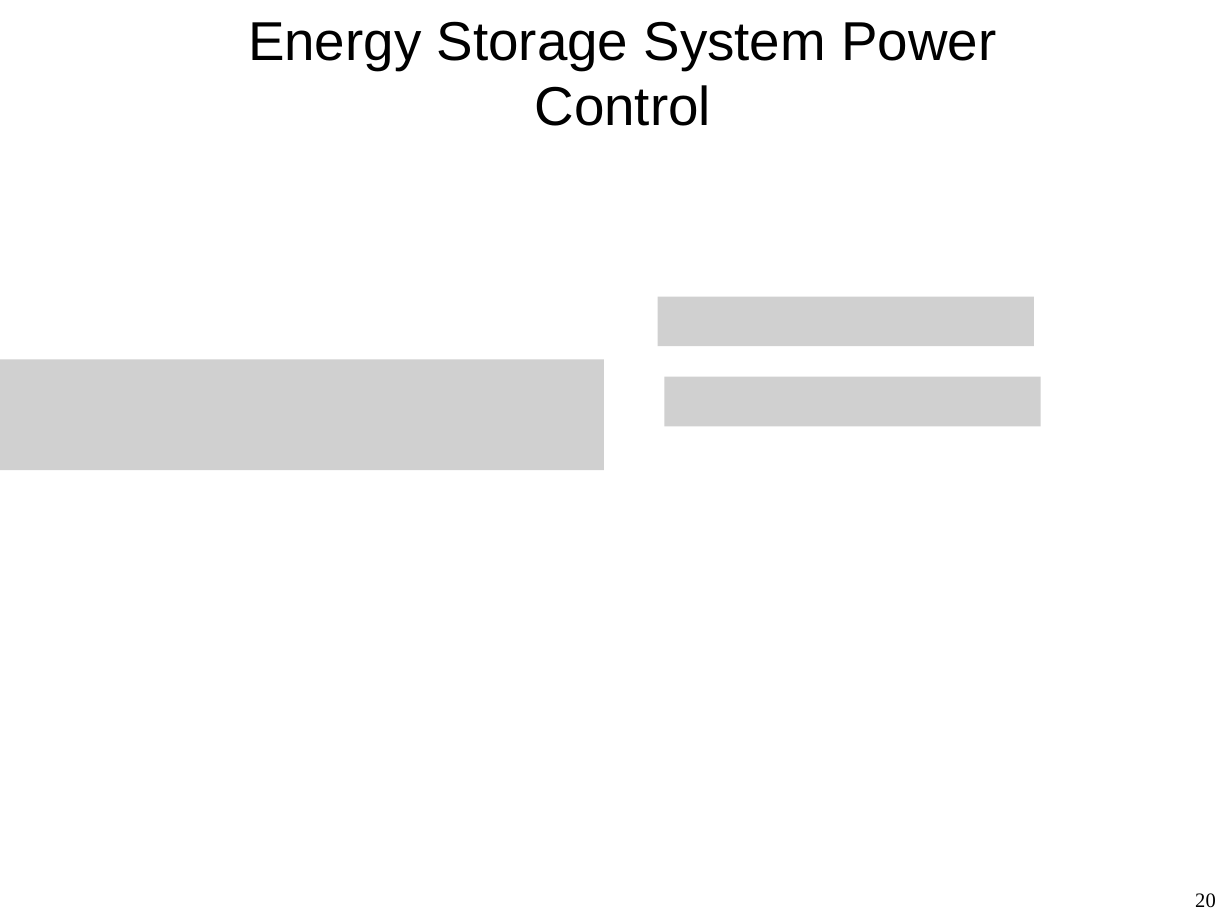
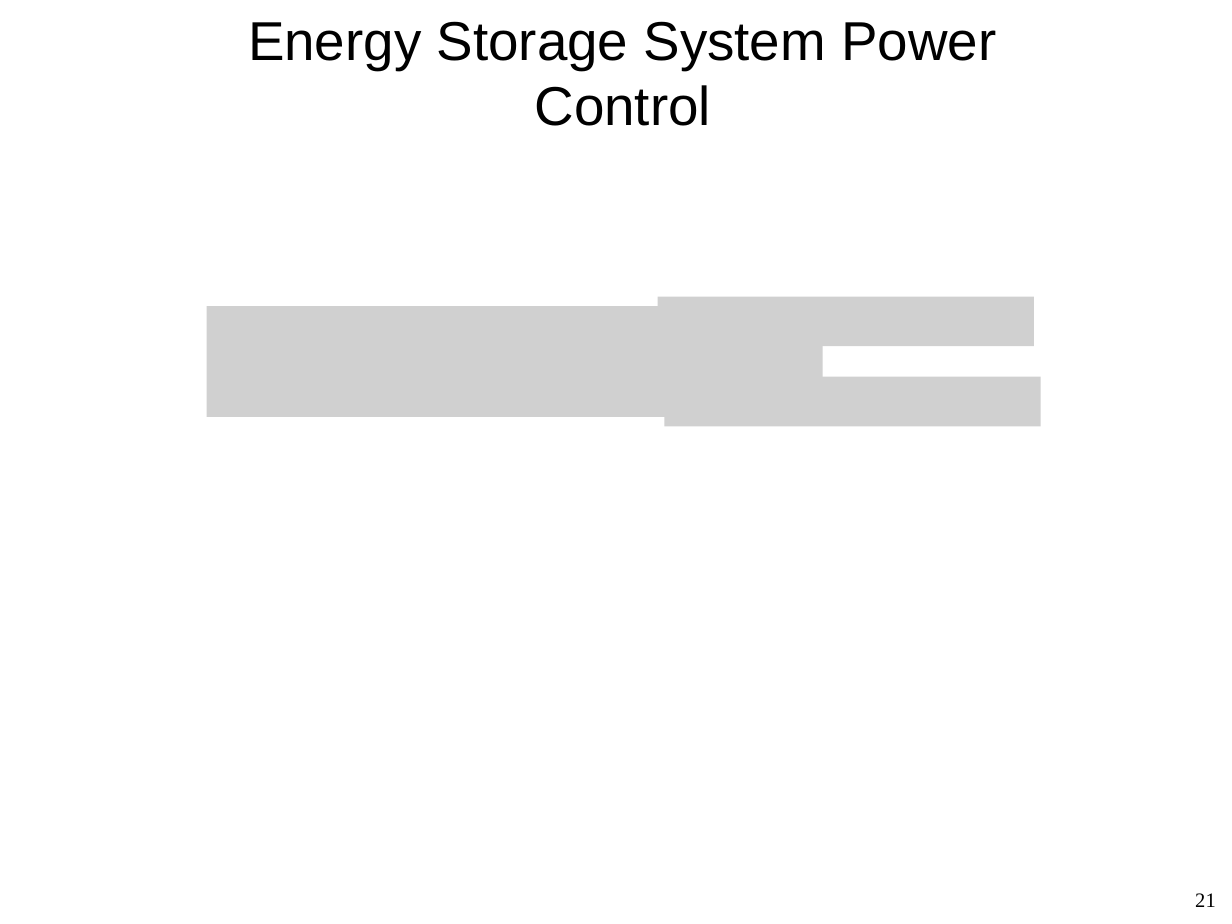
Before and after one commit to david54573/MPC-for-fuel-cell-hybrid-EMA, a slide deck: slide 21 of MVC2023_EMA.pptx (slide 20 before the commit). Drawn at 1232x924 pixels with LibreOffice and Linux fonts; fonts in the diff are those of the drawing; grey boxes stand for pictures; background and template pictures are left out. Boxes give left, top, right and bottom in pixels: in the first picture for what was removed or moved away, otherwise in the second. Text is boxed around its words. In the diff, an @@ line names an element or a change of style, - is before the commit and + after.

```diff
--- a/MVC2023_EMA.pptx
+++ b/MVC2023_EMA.pptx
@@ picture added at [207,306,823,416] @@
@@ picture removed at [0,360,604,471] @@
@@ page number at [1195,893,1216,907]: text changed @@
-20
+21
```
Also in this commit, not shown: 2 other slides changed, 3 slides added, 1 other file.
